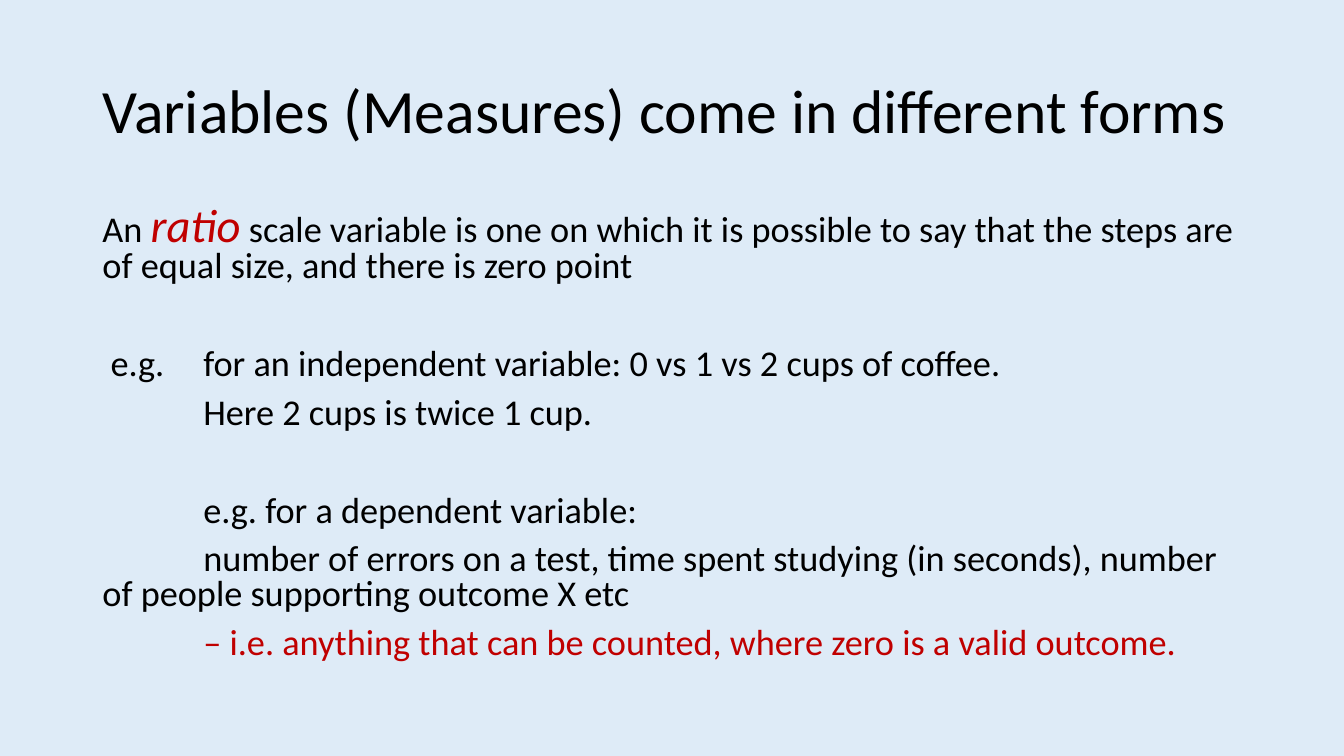
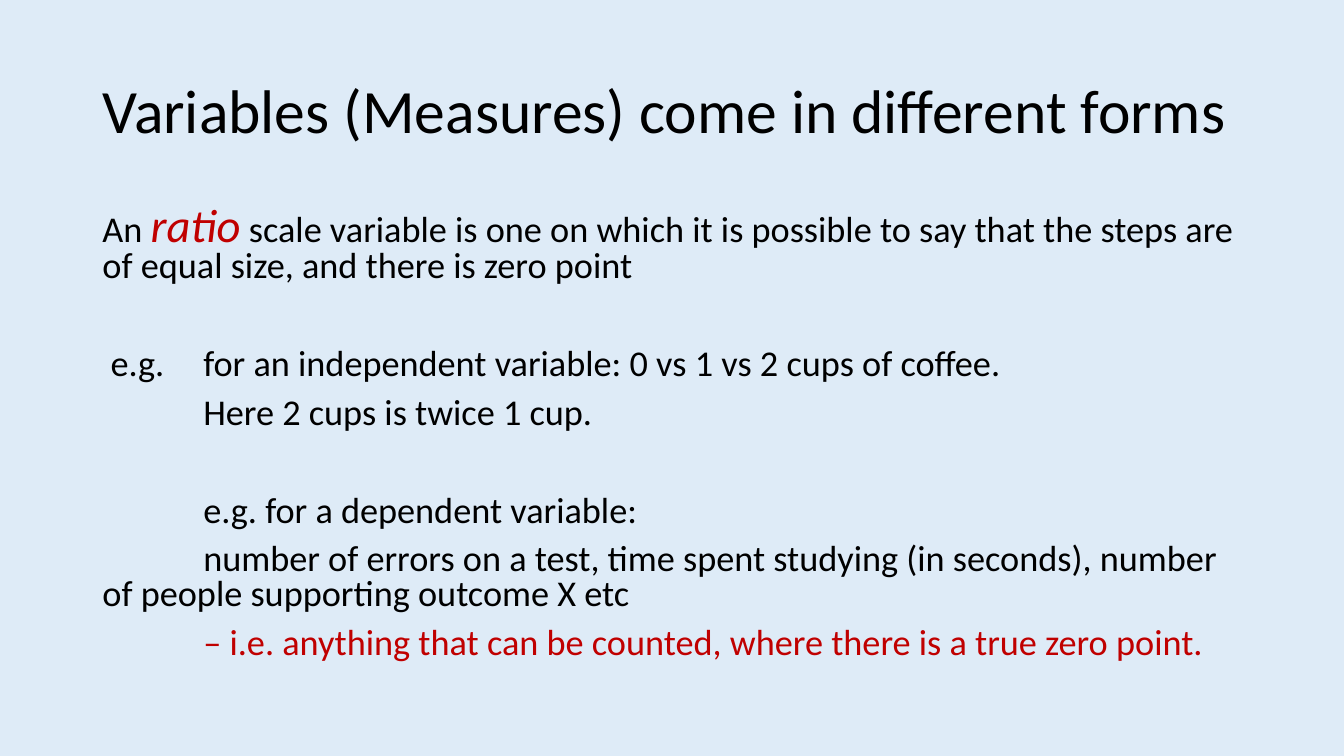
Before and after one commit to ajwills72/rmhealth-found, a slide deck: slide 13 of docs/experiments_data.pptx. Drawn at 1344x756 pixels with LibreOffice and Linux fonts; fonts in the diff are those of the drawing. Boxes give left, top, right and bottom in pixels: in the first picture for what was removed or moved away, otherwise in the second. Text is boxed around its words. In the diff, an @@ line names an element or a change of style, - is before the commit and + after.

```diff
--- a/docs/experiments_data.pptx
+++ b/docs/experiments_data.pptx
@@ text at <box>230,629,1203,662</box>: text changed @@
-– i.e. anything that can be counted, where zero is a valid outcome.
+– i.e. anything that can be counted, where there is a true zero point.
```
Also in this commit, not shown: 15 other slides changed, 3 slides added, 25 slides removed, 3 other files.
